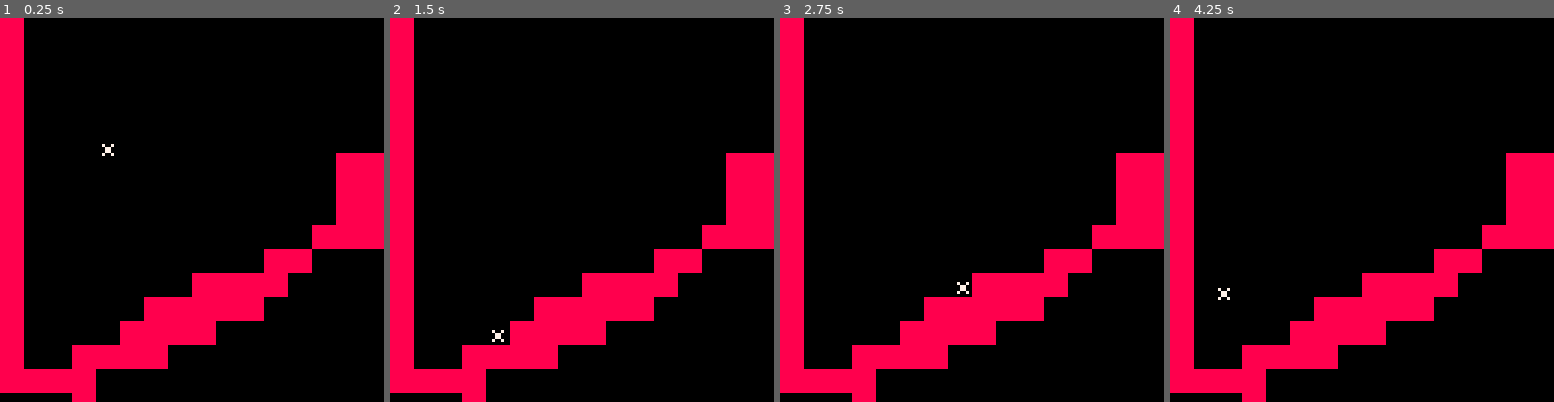
Above: before the commit, frames 1-4 (left to right).
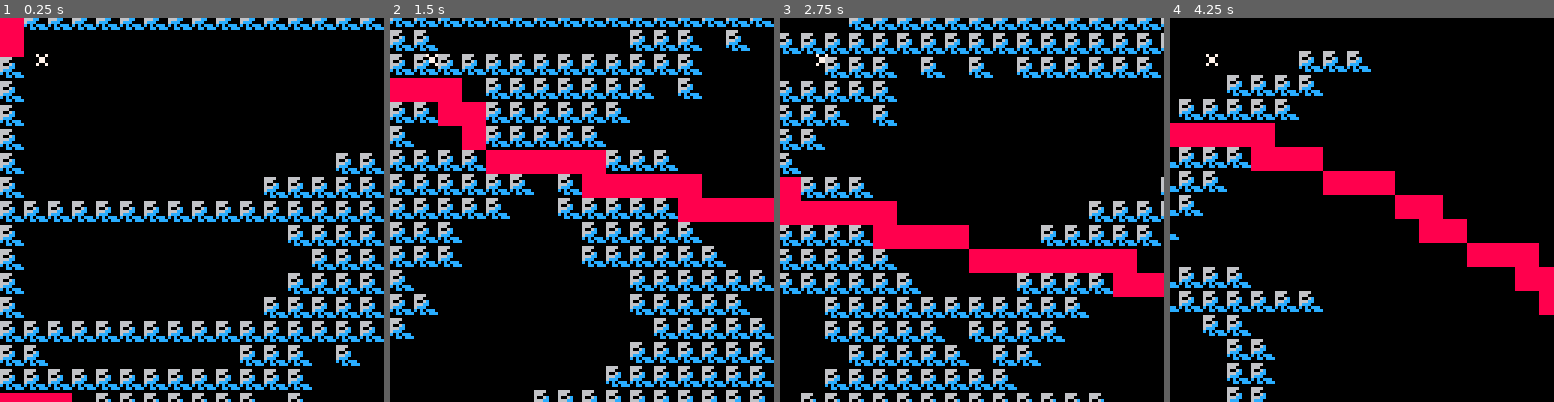
Above: after the commit, the same moments.

Repository: pratik2709/anotherPlatformer
Game: PICO-8 cartridge player.p8
Same seed, same stepped clock (60 frames per second), same inputs: the game is played once before the commit and once after it.
Inputs:
- Up to frame 1 (0.25 s): no input
- Up to frame 2 (1.5 s): tap O (Z key) at 0.7 s
- Up to frame 3 (2.75 s): hold Right 1.6-2.1 s; tap O (Z key) at 1.7, 2.1, 2.5 s; hold Right from 2.47 s (still down)
- Up to frame 4 (4.25 s): tap O (Z key) every 0.4 s from 2.9 to 4.1 s; release Right at 3.03 s; hold Left 3.08-3.58 s; hold Down 3.63-3.97 s; hold Right from 4.02 s (still down)

The runs differ from the first frame. In frame 1, 30% of the frame differs, in the area x 0-100%, y 0-100%; in frame 2, 43%; in frame 3, 38%; in frame 4, 29%.

Commit message:
cam is unbounded --playing around

Diff:
--- a/player.p8
+++ b/player.p8
@@ -45,13 +45,13 @@
  end
 
 --right-most bound for x
- if self.x>(self.mapwidth-16)*16 then
-   self.x = (self.mapwidth-16)*16
- end
-
- if self.y>(self.mapheight+19) then
+ if self.x>1000 then
+   self.x = 1000
+ end
+
+ if self.y>(1000) then
   --19 is the lowest point
-   self.y = self.mapheight+19
+   self.y = 1000
  end
 
  camera(self.x,self.y)
@@ -67,10 +67,10 @@
 
 function _init()
  level2=false
- mapwidth = 100
- mapheight = 16
- mycam = cam:new(mapwidth, mapheight)
- player1 = player:new(32,72)
+ mapwidth = 256
+ mapheight = 128
+ mycam = cam:new(10, 10)
+ player1 = player:new(10,10)
  stars = {}
  initialize_stars()
 end
@@ -613,28 +613,159 @@
 
 
 
+…(120 lines of a section not shown)…
 __gff__
 0001000300000000000000000000000000000000000000000000000000000000000000000000000000000000000000000000000000000000000000000000000000000000000000000000000000000000000000000000000000000000000000000000000000000000000000000000000000000000000000000000000000000000
 0000000000000000000000000000000000000000000000000000000000000000000000000000000000000000000000000000000000000000000000000000000000000000000000000000000000000000000000000000000000000000000000000000000000000000000000000000000000000000000000000000000000000000
 __map__
-0101010101010101010101010101010101010101010101010101010000000000000000000000000000000000000000000000000000000000000000000000000000000000000000000000000000000000000000000000000000000000000000000000000000000000000000000000000000000000000000000000000000000000
-0100000000000000000000000000000000000000000000000000000000000000000000000000000000000000000000000000000000000000000000000000000000000000000000000000000000000000000000000000000000000000000000000000000000000000000000000000000000000000000000000000000000000000
-0100000000000000000000000000000000000000000000000100000000000000000000000000000000000000000000000000000000000000000000000000000000000000000000000000000000000000000000000000000000000000000000000000000000000000000000000000000000000000000000000000000000000000
-0100000000000000000000000000000000000000000101010000000000000000000000000000000000000000000000000000000000000000000000000000000000000000000000000000000000000000000000000000000000000000000000000000000000000000000000000000000000000000000000000000000000000000
-0100000000000000000000000000000000010000010101010000020200000000000000000000000000000000000000000000000000000000000000000000000000000000000000000000000000000000000000000000000000000000000000000000000000000000000000000000000000000000000000000000000000000000
-0100000000000000000000000000000000010000000000000002020200000000000000000000000000000000000000000000000000000000000000000000000000000000000000000000000000000000000000000000000000000000000000000000000000000000000000000000000000000000000000000000000000000000
-0100000000000000000000000000020202010201000000020202020000000000000000000000000000000000000000000000000000000000000000000000000000000000000000000000000000000000000000000000000000000000000000000000000000000000000000000000000000000000000000000000000000000000
-0100000000000000000000020202020202010101010000020202020200000000000000000000000000000000000000000000000000000000000000000000000000000000000000000000000000000000000000000000000000000000000000000000000000000000000000000000000000000000000000000000000000000000
-0102020202020202020202020202020202020202020000020202020200000000000000000000000000000000000000000000000000000000000000000000000000000000000000000000000000000000000000000000000000000000000000000000000000000000000000000000000000000000000000000000000000000000
-0100000000000000000000000202020202020202020000020002020000000000000000000000000000000000000000000000000000000000000000000000000000000000000000000000000000000000000000000000000000000000000000000000000000000000000000000000000000000000000000000000000000000000
-0100000000000000000000000000010101010100000000000002020202000000000000000000000000000000000000000000000000000000000000000000000000000000000000000000000000000000000000000000000000000000000000000000000000000000000000000000000000000000000000000000000000000000
-0100000000000000000000000000010101010100000000000202020200000000000000000000000000000000000000000000000000000000000000000000000000000000000000000000000000000000000000000000000000000000000000000000000000000000000000000000000000000000000000000000000000000000
-0100000000000000000000000000010101010100000000000001010000000000000000000000000000000000000000000000000000000000000000000000000000000000000000000000000000000000000000000000000000000000000000000000000000000000000000000000000000000000000000000000000000000000
-0102020202020202020202020201010101010101010103010101010000000000000000000000000000000000000000000000000000000000000000000000000000000000000000000000000000000000000000000000000000000000000000000000000000000000000000000000000000000000000000000000000000000000
-0100000000000000000000010100000000000000000000000000000000000000000000000000000000000000000000000000000000000000000000000000000000000000000000000000000000000000000000000000000000000000000000000000000000000000000000000000000000000000000000000000000000000000
-0100000000000000010101010000000000000000000000000000000000000000000000000000000000000000000000000000000000000000000000000000000000000000000000000000000000000000000000000000000000000000000000000000000000000000000000000000000000000000000000000000000000000000
-0100000000000101010101000000000000000000000000000000000000000000000000000000000000000000000000000000000000000000000000000000000000000000000000000000000000000000000000000000000000000000000000000000000000000000000000000000000000000000000000000000000000000000
-0100000000010101010000000000000000000000000000000000000000000000000000000000000000000000000000000000000000000000000000000000000000000000000000000000000000000000000000000000000000000000000000000000000000000000000000000000000000000000000000000000000000000000
-0100000101010100000000000000000000000000000000000000000000000000000000000000000000000000000000000000000000000000000000000000000000000000000000000000000000000000000000000000000000000000000000000000000000000000000000000000000000000000000000000000000000000000
-0101010100000000000000000000000000000000000000000000000000000000000000000000000000000000000000000000000000000000000000000000000000000000000000000000000000000000000000000000000000000000000000000000000000000000000000000000000000000000000000000000000000000000
-0000000100000000000000000000000000000000000000000000000000000000000000000000000000000000000000000000000000000000000000000000000000000000000000000000000000000000000000000000000000000000000000000000000000000000000000000000000000000000000000000000000000000000
+0102020202020202020202020202020202020202020202020202020200000000000000000000000000000000000000000000000000000000000000000000000000000000000000000000000000000000000001010100000000000000000000000000000000000000000000000000000000000101010100000000000000010101
+0100000000000000000000000000000000000000000000000200020200000000000000000000000000000000000000000000000000000000000000000000000000000000000000000000000000000000000000000000000000000000000000000000000000000000000000000000000000000000000000000000000000000000
+0200000000000000000000000000000000020202000202020202000000000000000000000000000000000000000000000000000000000000000000000000000000000000000000000000000000000000000000000000000000000000000000000000000000000000000000000000000000000000000000000000000000000000
+0200000000000000000000000000000000020202020202020200000000000000000000000000000000000000000000000000000000000000000000000000000000000000000000000000000000000000000000000000000000000000000000000000000000000000000000000000000000000000000000000000000000000000
+0200000000000000000000000000000000020002020202020000020200000000000000000000000000000000000000000000000000000000000000000000000000000000000000000000000000000000000000000000000000000000000000000000000000000000000000000000000000000000000000000000000000000000
+0200000000000000000000000000000000020200020202020202020200000000000000000000000000000000000000000000000000000000000000000000000000000000000000000000000000000000000000000000000000000000000000000000000000000000000000000000000000000000000000000000000000000000
+0200000000000000000000000000020202020202020202020202020000000000000000000000000000000000000000000000000000000000000000000000000000000000000000000000000000000000000000000000000000000000000000000000000000000000000000000000000000000000000000000000000000000000
+0200000000000000000000020202020202020202020202020202020200000000000000000000000000000000000000000000000000000000000000000000000000000000000000000000000000000000000000000000000000000000000000000000000000000000000000000000000000000000000000000000000000000000
+0202020202020202020202020202020202020202020200020202020200000000000000000000000000000000000000000000000000000000000000000000000000000000000000000000000000000000000000000000000000000000000000000000000000000000000000000000000000000000000000000000000000000000
+0200000000000000000000000202020202020202020000020002020000000000000000000000000000000000000000000000000000000000000000000000000000000000000000000000000000000000000000000000000000000000000000000000000000000000000000000000000000000000000000000000000000000000
+0200000000000000000000000002020202020202020002020002020202000000000000000000000000000000000000000000000000000000000000000000000000000000000000000000000000000000000000000000000000000000000000000000000000000000000000000000000000000000000000000000000000000000
+0200000000000000000000000202020202020202020002020202020200000000000000000000000000000000000000000000000000000000000000000000000000000000000000000000000000000000000000000000000000000000000000000000000000000000000000000000000000000000000000000000000000000000
+0200000000000000000000020202020202020202020202020202020202000000000000000000000000000000000000000000000000000000000000000000000000000000000000000000000000000000000000000000000000000000000000000000000000000000000000000000000000000000000000000000000000000000
+0202020202020202020202020202020202020202020202020202020200000000000000000000000000000000000000000000000000000000000000000000000000000000000000000000000000000000000000000000000000000000000000000000000000000000000000000000000000000000000000000000000000000000
+0202000000000000000002020200020002000202020202020000000000000000000000000000000000000000000000000000000000000000000000000000000000000000000000000000000000000000000000000000000000000000000000000000000000000000000000000000000000000000000000000000000000000000
+0202020202020202020202020200000000000000000000000000000000000000000000000000000000000000000000000000000000000000000000000000000000000000000000000000000000000000000000000000000000000000000000000000000000000000000000000000000000000000000000000000000000000000
+0101010002020202020202000200000000000000000000000000000000000000000000000000000000000000000000000000000000000000000000000000000000000000000000000000000000000000000000000000000000000000000000000000000000000000000000000000000000000000000000000000000000000000
+0202010102020202020200000000000000000000000000000000000000000000000000000000000000000000000000000000000000000000000000000000000000000000000000000000000000000000000000000000000000000000000000000000000000000000000000000000000000000000000000000000000000000000
+0200000102020202020000000000000000000000000000000000000000000000000000000000000000000000000000000000000000000000000000000000000000000000000000000000000000000000000000000000000000000000000000000000000000000000000000000000000000000000000000000000000000000000
+0202020201010101010202020000000000000000000000000202020000000000000000000000000000000000000000000000000000000000000000000000000000000000000000000000000000000000000000000000000000000000000000000000000000000000000000000000000000000000000000000000000000000000
+0202020202020002010101010100000000000000000202020200000000000000000000000000000000000000000000000000000000000000000000000000000000000000000000000000000000000000000000000000000000000000000000000000000000000000000000000000000000000000000000000000000000000000
+0202020202000002020202020101010100000002020202020000000000000000000000000000000000000000000000000000000000000000000000000000000000000000000000000000000000000000000000000000000000000000000000000000000000000000000000000000000000000000000000000000000000000000
+0202020000000000020202020200000001010101010101000000000000000000000000000000000000000000000000000000000000000000000000000000000000000000000000000000000000000000000000000000000000000000000000000000000000000000000000000000000000000000000000000000000000000000
+0202020000000000020202020202000000000202020201010100000000000000000000000000000000000000000000000000000000000000000000000000000000000000000000000000000000000000000000000000000000000000000000000000000000000000000000000000000000000000000000000000000000000000
+0200000000000000000002020202020202020202020000000001010100000000000000000000000000000000000000000000000000000000000000000000000000000000000000000000000000000000000000000000000000000000000000000000000000000000000000000000000000000000000000000000000000000000
+0202000000000000000002020202020002020202000000000000000001010000000000000000000000000000000000000000000000000000000000000000000000000000000000000000000000000000000000000000000000000000000000000000000000000000000000000000000000000000000000000000000000000000
+0200000000000000000000020202020200020200000000000000000000010100000000000000000000000000000000000000000000000000000000000000000000000000000000000000000000000000000000000000000000000000000000000000000000000000000000000000000000000000000000000000000000000000
+0000000000000000000002020202020202020000000000000000000000000001010100000000000000000000000000000000000000000000000000000000000000000000000000000000000000000000000000000000000000000000000000000000000000000000000000000000000000000000000000000000000000000000
+0000000000000000000202020202020202020202020200000000000000000000000101000000000000000000000000000000000000000000000000000000000000000000000000000000000000000000000000000000000000000000000000000000000000000000000000000000000000000000000000000000000000000000
+0000000000000202020202020202020202020202020202020200000000000000000001010000000000000000000000000000000000000000000000000000000000000000000000000000000000000000000000000000000000000000000000000000000000000000000000000000000000000000000000000000000000000000
+0000000000000202020000000000000000000000020200000000000000000000000000000101000000000000000000000000000000000000000000000000000000000000000000000000000000000000000000000000000000000000000000000000000000000000000000000000000000000000000000000000000000000000
+0000000000000200020000000000000000000000000202000000000000000000000000000001010100000000000000000000000000000000000000000000000000000000000000000000000000000000000000000000000000000000000000000000000000000000000000000000000000000000000000000000000000000000
Not shown, changed: 247 lines of the sprite sheet (__gfx__) section of player.p8
